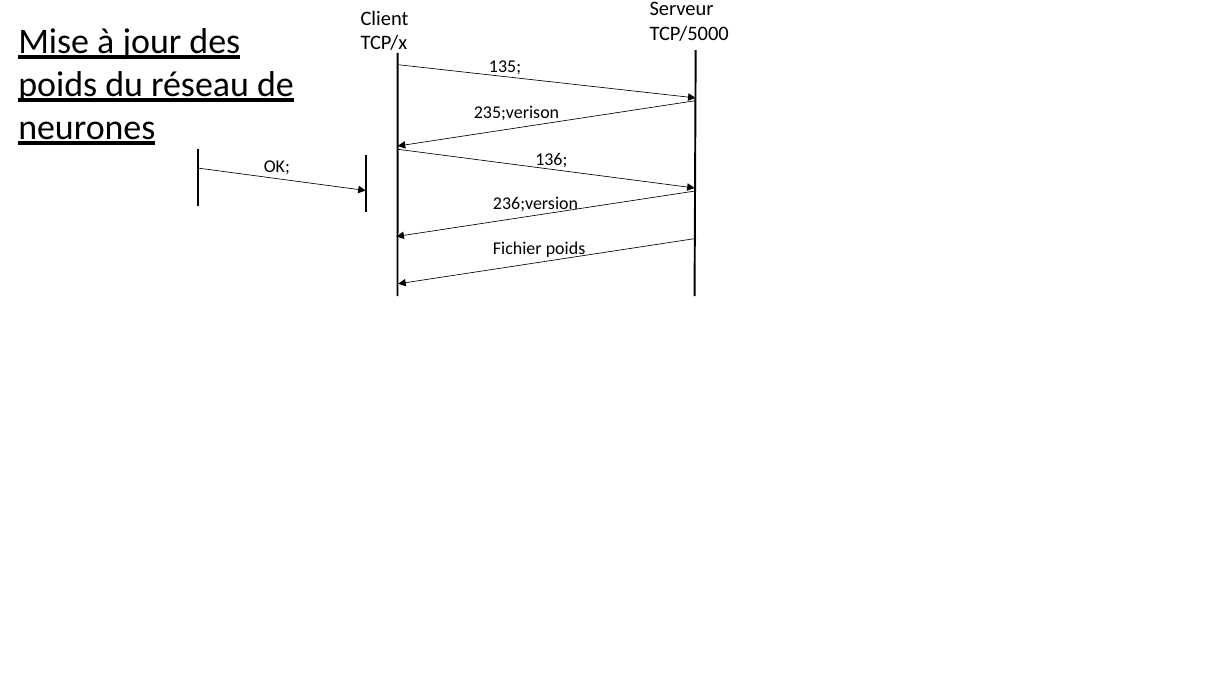
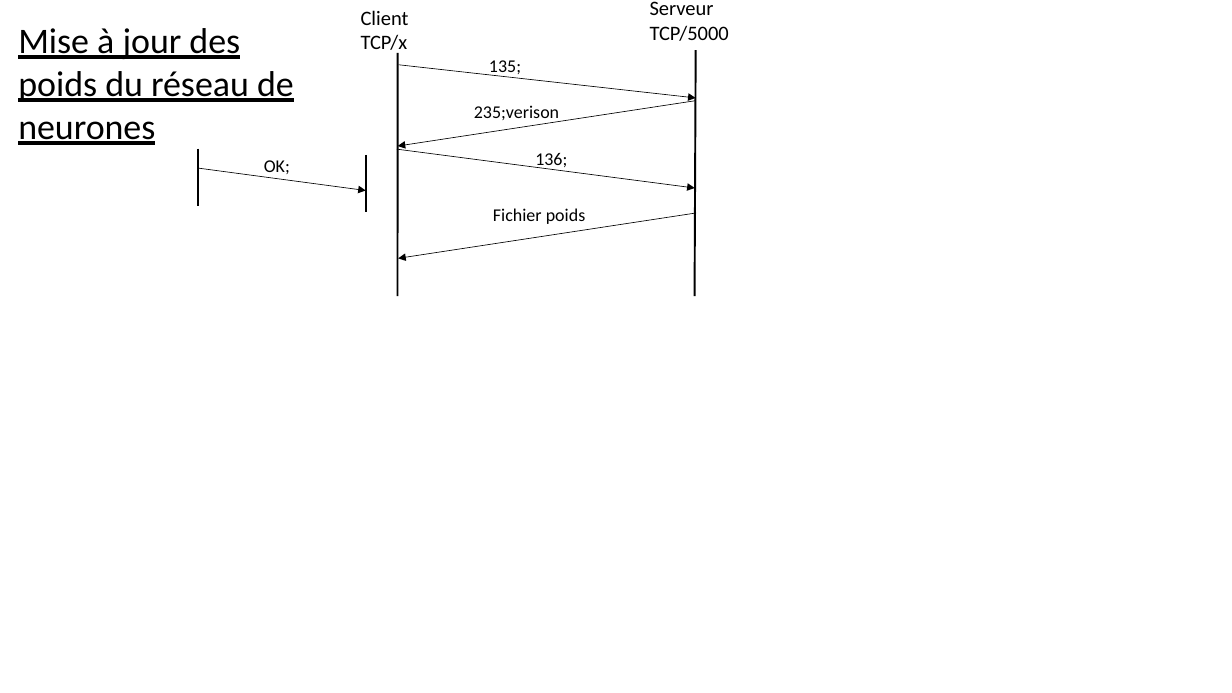
Before and after one commit to MattVil/Face_Key, a slide deck: slide 5 of reseau/schema/reseau.pptx. Drawn at 1232x693 pixels with LibreOffice and Linux fonts; fonts in the diff are those of the drawing. Boxes give left, top, right and bottom in pixels: in the first picture for what was removed or moved away, otherwise in the second. Text is boxed around its words. In the diff, an @@ line names an element or a change of style, - is before the commit and + after.

```diff
--- a/reseau/schema/reseau.pptx
+++ b/reseau/schema/reseau.pptx
@@ arrow removed from (694, 191) to (396, 237) @@
@@ text "Fichier poids": place and size @@
-text "Fichier poids" at <box>493,241,586,260</box>
+text "Fichier poids" at <box>493,208,586,224</box>
@@ text removed at <box>493,196,578,214</box> @@
-236;version
@@ arrow moved from (696, 238) - (398, 284) to (696, 213) - (398, 259) @@
```
Also in this commit, not shown: 3 other slides changed, 5 other files.
